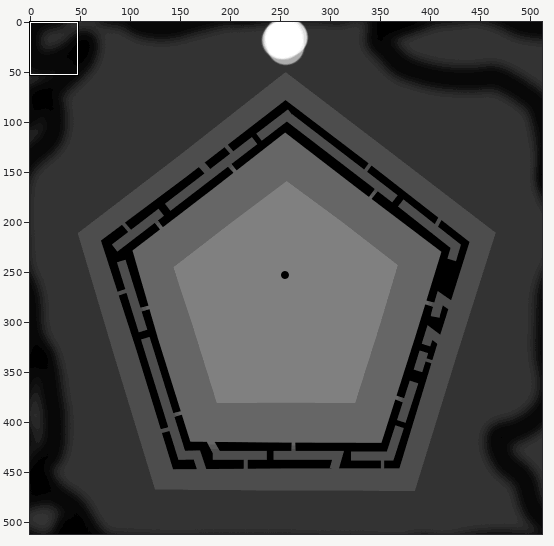
A sprite sheet gets an edit: src/overthinker/assets/terrains/pentamaze_height-nowalls.png. Above, an overview of the earlier version with the close-up marked.
Close-up. Earlier state:
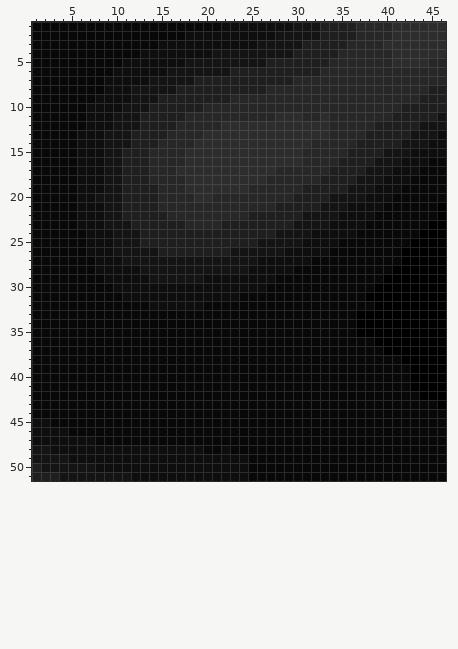
The file is 512x512 pixels. Colours within 5 levels of each other are drawn and written as one. Shown: x 1..46, y 1..51. The commit also changed other parts of the picture, which this record leaves out.
After:
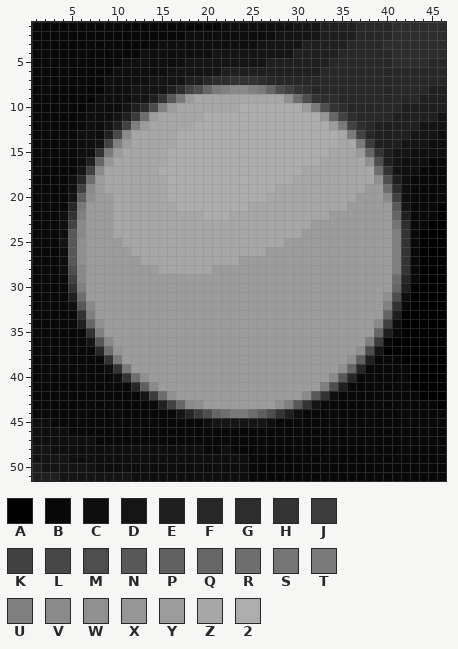
Palette (. is transparent): A #000000  B #080808  C #0e0e0e  D #141414  E #1f1f1f  F #272727  G #2d2d2d  H #333333  J #3b3b3b  K #414141  L #474747  M #4d4d4d  N #585858  P #5f5f5f  Q #666666  R #6e6e6e  S #747474  T #7a7a7a  U #808080  V #8a8a8a  W #909090  X #969696  Y #9c9c9c  Z #a7a7a7  2 #adadad
The edit:
y 6: x 22 D -> E
y 7: x 18 D -> E; x 20..29 EEEEEEEEEE -> FGGHHHGFFF
y 8: x 16..31 DEEEEEEEEEEFFFFF -> EGKMQTUVVUTQMKHG
y 9: x 14..34 DEEEEEEEEFFFFFFFFFFFF -> EHNTYZZZZZZZZZZWRMHGG
y 10: x 12..35 DDEEEEEEFFFFFFFFFFFFFFFF -> EGMUYZZZZZZZ2222222YTMHG
y 11: x 11..36 DDEEEEEFFFFFFFFFFGGGFFGFFF -> EJRYZZZZZ2222222222222XQKG
y 12: x 9..37 CDDDEEEEFFFFFGGGGGGGGGGGGFFFF -> DEKUYZZZZZ222222222222222YTKG
y 13: x 9..38 DDDEEEEFFFFGGGGGGGGGGGGGGFFFFE -> ELVZZZZZ222222222222222222ZTKF
y 14: x 8..38 CDDDEEEFFFFGGGGGGGGGGGGGFFFFFEE -> DKUYZZZZZ222222222222222222ZZTJ
y 15: x 8..40 CDDEEEFFFFGGGGGGGGGGGGGFFFFFEEEED -> HTYZZZZZ222222222222222222ZZZYQHE
y 16: x 7..40 CCDDEEEFFFFGGGGGGGGGGGGGFFFFEEEEDD -> EQXZZZZZZ22222222222222222ZZZZZWME
y 17: x 6..41 CCCDDEEEFFFGGGGGGGGGGGFFFFFFEEEEDDDC -> DKVZZZZZZ2222222222222222ZZZZZZZZRHD
y 18: x 5..41 BCCCDDEEEFFFFGGGGGGGGGFFFFFFEEEEDDDCC -> CFRYZZZZZZZ22222222222222ZZZZZZZZZWME
y 19: x 5..42 BCCCDDEEEEFFFGGGGGGGFFFFFFEEEEEDDDCCCB -> CKVYZZZZZZZ222222222222ZZZZZZZZZZYYRGC
y 20: x 5..42 BCCDDDEEEEFFFFGGFFFFFFFFFEEEEDDDDCCCBB -> DPWYYZZZZZZ22222222222ZZZZZZZZZZYYYVKC
y 21: x 5..42 BCCCDDEEEEFFFFFFFFFFFFFEEEEEDDDCCCCBBB -> FTYYYZZZZZZZ22222222ZZZZZZZZZZZYYYYYND
y 22: x 4..42 BBCCCDDEEEEEFFFFFFFFFEEEEEEDDDDCCCCBBBB -> CHUYYYZZZZZZZZZZ222ZZZZZZZZZZZYYYYYYYQE
y 23: x 4..42 BBCCCDDDEEEEEEFFFFEEEEEEEEDDDDCCCCBBBBB -> CKVYYYZZZZZZZZZZZZZZZZZZZZZZYYYYYYYYYSG
y 24: x 4..42 BBBCCCDDDEEEEEEEEEEEEEEEDDDDCCCCCBBBBBB -> CNVYYYZZZZZZZZZZZZZZZZZZZZZYYYYYYYYYYUH
y 25: x 4..43 BBBCCCDDDEEEEEEEEEEEEEDDDDDCCCCBBBBBBBBA -> DNWYYYYZZZZZZZZZZZZZZZZZZYYYYYYYYYYYYUHB
y 26: x 4..43 BBBCCCDDDDDEEEEEEEEDDDDDDCCCCCBBBBBBBBAA -> CNWYYYYYZZZZZZZZZZZZZZZYYYYYYYYYYYYYYUHB
y 27: x 4..43 BBBBCCCDDDDDDDDDDDDDDDCCCCCCBBBBBBBBBBAA -> CNWYYYYYYZZZZZZZZZZZYYYYYYYYYYYYYYYYYUHB
y 28: x 4..43 BBBBCCCCCDDDDDDDDDDDDCCCCCBBBBBBBBBBBAAA -> CMVYYYYYYYYZZZZZZYYYYYYYYYYYYYYYYYYYYUHB
y 29: x 5..43 BBBBCCCCCDDDDDDCCCCCCCCBBBBBBBBBBBBAAAA -> KVYYYYYYYYYYYYYYYYYYYYYYYYYYYYYYYYYYRFB
y 30: x 5..42 BBBBBCCCCCCCCCCCCCCCCCBBBBBBBBBBBBAAAA -> HUYYYYYYYYYYYYYYYYYYYYYYYYYYYYYYYYYYQE
y 31: x 5..42 BBBBBBCCCCCCCCCCCCCBBBBBBBBBBBBBBAAAAA -> ERYYYYYYYYYYYYYYYYYYYYYYYYYYYYYYYYYWMC
y 32: x 5..42 BBBBBBBBBCCCCCCBBBBBBBBBBBBBBBBBBBAAAA -> CNVYYYYYYYYYYYYYYYYYYYYYYYYYYYYYYYYUHB
y 33: x 6..41 BBBBBBBBBBBBBBBBBBBBBBBBBBBBBBBAAAAA -> HUYYYYYYYYYYYYYYYYYYYYYYYYYYYYYYYYQE
y 34: x 6..41 BBBBBBBBBBBBBBBBBBBBBBBBBBBBBBBAAAAA -> EQWYYYYYYYYYYYYYYYYYYYYYYYYYYYYYYVKC
y 35: x 7..41 BBBBBBBBBBBBBBBBBBBBBBBBBBBBBBAAAAA -> HUYYYYYYYYYYYYYYYYYYYYYYYYYYYYYYQEB
y 36: x 7..40 BBBBBBBBBBBBBBBBBBBBBBBBBBBBBBBBAA -> DNVYYYYYYYYYYYYYYYYYYYYYYYYYYYYUJB
y 37: x 8..39 BBBBBBBBBBBBBBBBBBBBBBBBBBBBBBBB -> FRXYYYYYYYYYYYYYYYYYYYYYYYYYYWMD
y 38: x 9..38 BBBBBBBBBBBBBBBBBBBBBBBBBBBBBB -> HTYYYYYYYYYYYYYYYYYYYYYYYYYWPE
y 39: x 9..37 BBBBBBBBBBBBBBBBBBBBBBBBBBBBB -> CHTYYYYYYYYYYYYYYYYYYYYYYYWQF
y 40: x 10..36 BBBBBBBBBBBBBBBBBBBBBBBBBBB -> CHRWYYYYYYYYYYYYYYYYYYYYVNF
y 41: x 12..35 BBBBBBBBBBBBBBBBBBBBBBBB -> FPVYYYYYYYYYYYYYYYYYYUME
y 42: x 13..34 BBBBBBBBBBBBBBBBBBBBBB -> DJRWYYYYYYYYYYYYYYVNHC
y 43: x 15..32 BBBBBBBBBBBBBBBBBB -> EKQVWYYYYYYYYWUNHD
y 44: x 17..30 BBBBBBBBBBBBBB -> DFJMQRTTRPMHEC
y 45: x 20..27 BBBBBBBB -> CDDDDDDC
Pixel boxes of the changes (left, top, right, bottom) in both close-ups:
changed: (59, 67, 419, 427)
